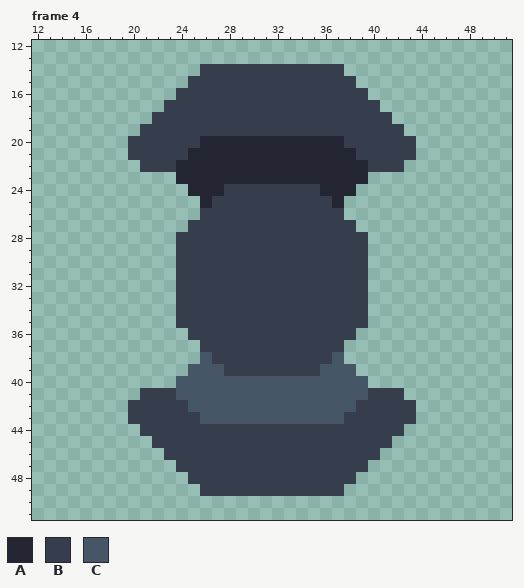
Pixel-art file: sprites/blocks/drills/BLOOD EXTRACTOR/biotic-zlo-production-blood-extractor.ase. Above, as it was before the edit.
64x64 pixels, 6 frames. Shown: frame 4: x 12..51, y 12..51.
Visible layers, top first: "Layer 1", "Layer", "Layer 2", "Layer 3 #2", "Layer 3".
Palette (. is transparent): A #242533  B #363d4d  C #475666
Pixels before, frame 4, first column x 20:
14 ......BBBBBBBBBBBB......
15 .....BBBBBBBBBBBBBB.....
16 ....BBBBBBBBBBBBBBBB....
17 ...BBBBBBBBBBBBBBBBBB...
18 ..BBBBBBBBBBBBBBBBBBBB..
19 .BBBBBBBBBBBBBBBBBBBBBB.
20 BBBBBBAAAAAAAAAAAABBBBBB
21 BBBBBAAAAAAAAAAAAAABBBBB
22 .BBBAAAAAAAAAAAAAAAABBB.
23 ....AAAAAAAAAAAAAAAA....
24 .....AAABBBBBBBBAAA.....
25 ......ABBBBBBBBBBA......
26 ......BBBBBBBBBBBB......
27 .....BBBBBBBBBBBBBB.....
28 ....BBBBBBBBBBBBBBBB....
29 ....BBBBBBBBBBBBBBBB....
30 ....BBBBBBBBBBBBBBBB....
31 ....BBBBBBBBBBBBBBBB....
32 ....BBBBBBBBBBBBBBBB....
33 ....BBBBBBBBBBBBBBBB....
34 ....BBBBBBBBBBBBBBBB....
35 ....BBBBBBBBBBBBBBBB....
36 .....BBBBBBBBBBBBBB.....
37 ......BBBBBBBBBBBB......
38 ......CBBBBBBBBBBC......
39 .....CCCBBBBBBBBCCC.....
40 ....CCCCCCCCCCCCCCCC....
41 .BBBCCCCCCCCCCCCCCCCBBB.
42 BBBBBCCCCCCCCCCCCCCBBBBB
43 BBBBBBCCCCCCCCCCCCBBBBBB
44 .BBBBBBBBBBBBBBBBBBBBBB.
45 ..BBBBBBBBBBBBBBBBBBBB..
46 ...BBBBBBBBBBBBBBBBBB...
47 ....BBBBBBBBBBBBBBBB....
48 .....BBBBBBBBBBBBBB.....
49 ......BBBBBBBBBBBB......
After:
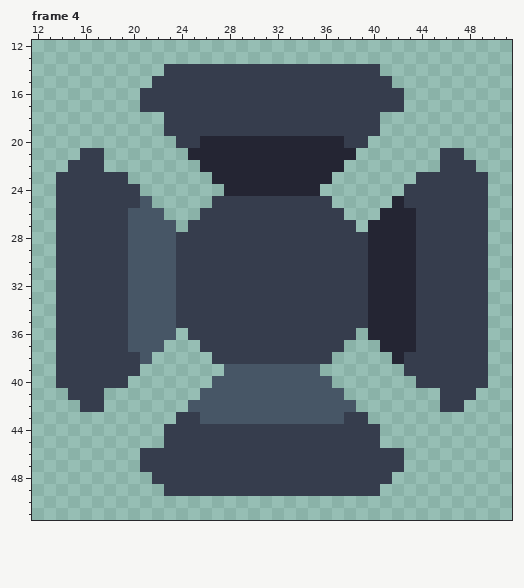
Diff:
Frame 4, layer "Layer 2":
y 14: x 23..25 ... -> BBB; x 38..40 ... -> BBB
y 15: x 22..24 ... -> BBB; x 39..41 ... -> BBB
y 16: x 21..23 ... -> BBB; x 40..42 ... -> BBB
y 17: x 21..22 .. -> BB; x 41..42 .. -> BB
y 18: x 22 B -> .; x 41 B -> .
y 19: x 21..22 BB -> ..; x 41..42 BB -> ..
y 20: x 20..23 BBBB -> ....; x 40..43 BBBB -> ....
y 21: x 16..17 .. -> BB; x 20..24 BBBBB -> .....; x 39..43 BBBBB -> .....; x 46..47 .. -> BB
y 22: x 15..17 ... -> BBB; x 21..25 BBBAA -> .....; x 38..42 AABBB -> .....; x 46..48 ... -> BBB
y 23: x 14..19 ...... -> BBBBBB; x 24..26 AAA -> ...; x 37..39 AAA -> ...; x 44..49 ...... -> BBBBBB
y 24: x 14..20 ....... -> BBBBBBB; x 25..38 AAABBBBBBBBAAA -> ...AAAAAAAA...; x 43..49 ....... -> BBBBBBB
y 25: x 14..21 ........ -> BBBBBBBC; x 26 A -> .; x 37 A -> .; x 42..49 ........ -> ABBBBBBB
y 26: x 14..22 ......... -> BBBBBBCCC; x 41..49 ......... -> AAABBBBBB
y 27..36: x 14..23 .......... -> BBBBBBCCCC; x 40..49 .......... -> AAAABBBBBB
y 37: x 14..22 ......... -> BBBBBBCCC; x 41..49 ......... -> AAABBBBBB
y 38: x 14..21 ........ -> BBBBBBBC; x 26 C -> .; x 37 C -> .; x 42..49 ........ -> ABBBBBBB
y 39: x 14..20 ....... -> BBBBBBB; x 25..38 CCCBBBBBBBBCCC -> ...CCCCCCCC...; x 43..49 ....... -> BBBBBBB
y 40: x 14..19 ...... -> BBBBBB; x 24..26 CCC -> ...; x 37..39 CCC -> ...; x 44..49 ...... -> BBBBBB
y 41: x 15..17 ... -> BBB; x 21..25 BBBCC -> .....; x 38..42 CCBBB -> .....; x 46..48 ... -> BBB
y 42: x 16..17 .. -> BB; x 20..24 BBBBB -> .....; x 39..43 BBBBB -> .....; x 46..47 .. -> BB
y 43: x 20..23 BBBB -> ....; x 40..43 BBBB -> ....
y 44: x 21..22 BB -> ..; x 41..42 BB -> ..
y 45: x 22 B -> .; x 41 B -> .
y 46: x 21..22 .. -> BB; x 41..42 .. -> BB
y 47: x 21..23 ... -> BBB; x 40..42 ... -> BBB
y 48: x 22..24 ... -> BBB; x 39..41 ... -> BBB
y 49: x 23..25 ... -> BBB; x 38..40 ... -> BBB
